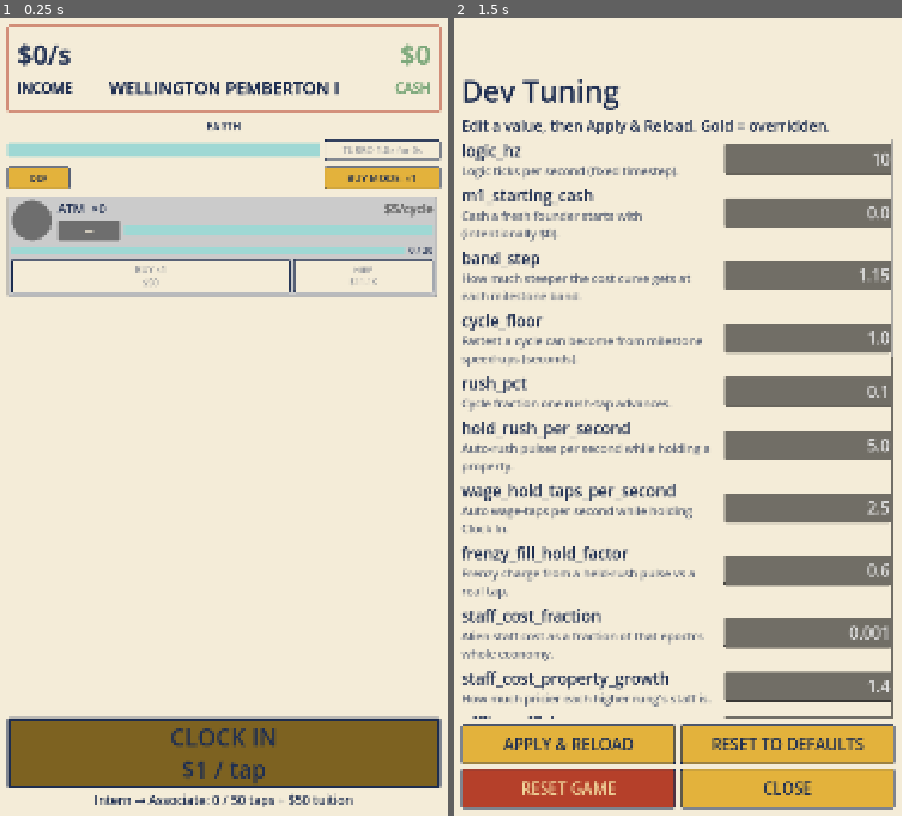
Above: before the commit, frames 1-2 (left to right).
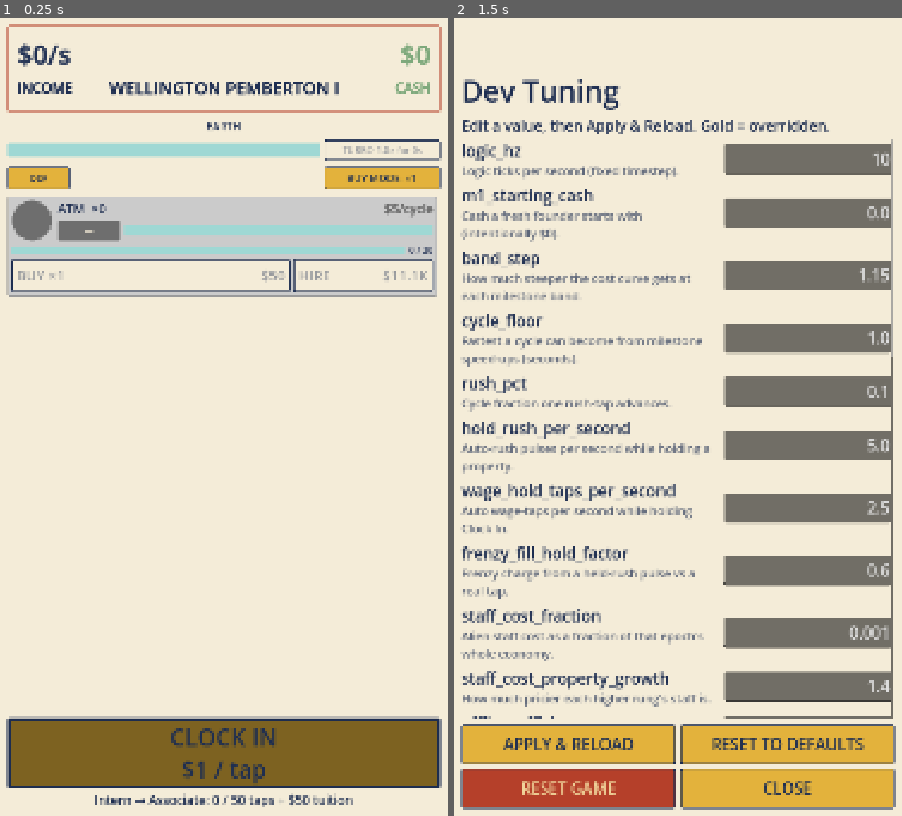
Above: after the commit, the same moments.

Repository: TimGoergen/american-tycoon
Game: Godot game, scene res://Main.tscn
Two runs of this game, one before a commit and one after it. Both use one fixed random seed, a clock stepped at 60 frames per second and the inputs below.
Inputs:
- Up to frame 1 (0.25 s): no input
- Up to frame 2 (1.5 s): click "DEV" at 0.5 s; click "BUY MODE: ×1" at 1.25 s

The runs differ from the first frame. In frame 1, 0.7% of the frame differs, in the area x 2-98%, y 31-35%; in frame 2, nothing differs.

Commit message:
UI: split buy/hire button text into left-aligned label + right-aligned cost
Both action buttons show their two pieces of text on one vertically-centered row that fills a fixed button height, instead of stacked lines. Adds an overlay of two labels (the Button only draws one centered string), sized up to fill the row and tinted by hand to track each button state.

Co-Authored-By: Claude Opus 4.8 <noreply@anthropic.com>

Diff:
--- a/game/scripts/ui/PropertyRow.gd
+++ b/game/scripts/ui/PropertyRow.gd
@@ -57,6 +57,14 @@
 ## every frame (the same approach FrenzyBar uses for its burn-color swap).
 var _showing_held_rush := false
 
+# Both action buttons lay their two pieces of text out the same way: a left-aligned
+# label and a right-aligned label sharing one vertically-centered row (Tim 2026-06-17).
+# The buy button shows "BUY ×N" on the left and the cost on the right; the hire button
+# shows the verb/staffer on the left and the cost/tier on the right. The font is sized
+# to fill this fixed row height — see _add_split_button_labels.
+const BUTTON_ROW_HEIGHT := 80
+const BUTTON_LABEL_FONT_SIZE := 34
+
 var _manager_circle: ManagerCircle
 var _name_label: Label
 var _income_label: Label
@@ -65,7 +73,11 @@
 var _milestone_bar: ProgressBar
 var _milestone_label: Label
 var _buy_button: Button
+var _buy_caption_label: Label
+var _buy_cost_label: Label
 var _hire_button: Button
+var _hire_left_label: Label
+var _hire_cost_label: Label
 
 ## Which hire-button look is currently applied, so the stylebox is only rebuilt when
 ## the state flips, not every frame. -1 = not yet applied, 0 = action (HIRE/UPGRADE,
@@ -183,16 +195,22 @@
 	_buy_button = Button.new()
 	_buy_button.size_flags_horizontal = Control.SIZE_EXPAND_FILL
 	_buy_button.size_flags_stretch_ratio = 2.0  # buy gets twice the hire button's width
-	_buy_button.add_theme_font_size_override("font_size", 22)
+	_buy_button.custom_minimum_size = Vector2(0, BUTTON_ROW_HEIGHT)
 	UiPalette.style_button(_buy_button, true)  # red: buying is a spend action (§8)
 	_buy_button.pressed.connect(func() -> void: buy_requested.emit(prop_index, _buy_mode))
+	var buy_labels := _add_split_button_labels(_buy_button)
+	_buy_caption_label = buy_labels[0]
+	_buy_cost_label = buy_labels[1]
 	button_line.add_child(_buy_button)
 
 	_hire_button = Button.new()
 	_hire_button.size_flags_horizontal = Control.SIZE_EXPAND_FILL
-	_hire_button.add_theme_font_size_override("font_size", 20)
+	_hire_button.custom_minimum_size = Vector2(0, BUTTON_ROW_HEIGHT)
 	UiPalette.style_button(_hire_button, false)
 	_hire_button.pressed.connect(func() -> void: hire_requested.emit(prop_index))
+	var hire_labels := _add_split_button_labels(_hire_button)
+	_hire_left_label = hire_labels[0]
+	_hire_cost_label = hire_labels[1]
 	button_line.add_child(_hire_button)
 
 	# Let a swipe that lands anywhere on the row (the panel, labels, or progress
@@ -380,10 +398,11 @@
 	if tier >= 1 and tier >= max_tier:
 		# Fully staffed for this epoch — nothing to upgrade until the next first contact.
 		_apply_hire_styling(true)
-		_hire_button.text = "%s\nTIER %d" % [
-			EpochCatalog.staffer_name(tier, prop_index).to_upper(), tier
-		]
+		_hire_left_label.text = EpochCatalog.staffer_name(tier, prop_index).to_upper()
+		_hire_cost_label.text = "TIER %d" % tier
 		_hire_button.disabled = true
+		# The faint-green staffed plate keeps full navy text, matching style_button's look.
+		_set_split_label_color(_hire_left_label, _hire_cost_label, UiPalette.NAVY)
 		return
 
 	# Otherwise a tier is available to buy: tier 1 (HIRE) from unstaffed, or the next
@@ -392,9 +411,13 @@
 	var next_tier := tier + 1
 	var cost := _economy.get_staff_cost(prop_index, next_tier)
 	var verb := "HIRE" if tier == 0 else "UPGRADE"
-	_hire_button.text = "%s\n%s" % [verb, Money.of(cost).display()]
+	_hire_left_label.text = verb
+	_hire_cost_label.text = Money.of(cost).display()
 	# A property with no units can't be staffed yet — a staffer needs something to run.
 	_hire_button.disabled = _economy.cash < cost or _prop.units_owned == 0
+	# Navy text on the live mustard plate, dimmed to match the disabled cream plate.
+	var hire_color := Color(UiPalette.NAVY, 0.45) if _hire_button.disabled else UiPalette.NAVY
+	_set_split_label_color(_hire_left_label, _hire_cost_label, hire_color)
 
 
 ## Swap the hire button between the normal action look (HIRE/UPGRADE) and the faint-
@@ -411,6 +434,53 @@
 		_hire_button.add_theme_color_override("font_disabled_color", UiPalette.NAVY)
 	else:
 		UiPalette.style_button(_hire_button, false)
+
+
+## Overlay an action button with two labels — one left-aligned, one right-aligned —
+## sharing a single vertically-centered row that fills the button's fixed height. A
+## Button only draws one centered string, so to put the count on the left and the cost
+## on the right we add our own labels on top of it. The overlay ignores the mouse so
+## taps still reach the button underneath. Returns [left_label, right_label].
+func _add_split_button_labels(button: Button) -> Array:
+	# Fill the button, inset by the plate's content margin so the text clears the border.
+	var overlay := MarginContainer.new()
+	overlay.set_anchors_preset(Control.PRESET_FULL_RECT)
+	overlay.add_theme_constant_override("margin_left", 12)
+	overlay.add_theme_constant_override("margin_right", 12)
+	overlay.mouse_filter = Control.MOUSE_FILTER_IGNORE
+	button.add_child(overlay)
+
+	var row := HBoxContainer.new()
+	row.mouse_filter = Control.MOUSE_FILTER_IGNORE
+	overlay.add_child(row)
+
+	var left := Label.new()
+	left.horizontal_alignment = HORIZONTAL_ALIGNMENT_LEFT
+	left.vertical_alignment = VERTICAL_ALIGNMENT_CENTER
+	left.size_flags_horizontal = Control.SIZE_EXPAND_FILL
+	left.size_flags_vertical = Control.SIZE_FILL
+	left.clip_text = true  # if the two strings ever collide, the caption yields, never the cost
+	left.add_theme_font_size_override("font_size", BUTTON_LABEL_FONT_SIZE)
+	left.mouse_filter = Control.MOUSE_FILTER_IGNORE
+	row.add_child(left)
+
+	var right := Label.new()
+	right.horizontal_alignment = HORIZONTAL_ALIGNMENT_RIGHT
+	right.vertical_alignment = VERTICAL_ALIGNMENT_CENTER
+	right.size_flags_vertical = Control.SIZE_FILL
+	right.add_theme_font_size_override("font_size", BUTTON_LABEL_FONT_SIZE)
+	right.mouse_filter = Control.MOUSE_FILTER_IGNORE
+	row.add_child(right)
+
+	return [left, right]
+
+
+## Tint both of a split button's labels the one color. The overlay labels aren't the
+## button's own text, so they don't follow its font_color/disabled theme overrides —
+## we set their color to match the button's current state by hand.
+func _set_split_label_color(left: Label, right: Label, color: Color) -> void:
+	left.add_theme_color_override("font_color", color)
+	right.add_theme_color_override("font_color", color)
 
 
 ## Update the buy button's caption, cost, and enabled state for the
@@ -435,10 +505,23 @@
 	if count <= 0:
 		# MAX mode with nothing affordable yet: show the next single unit's cost so
 		# the player can see how close they are, instead of a blank "—".
-		_buy_button.text = "MAX\n%s" % Money.of(_prop.get_bulk_cost(1)).display()
+		_buy_caption_label.text = "MAX"
+		_buy_cost_label.text = Money.of(_prop.get_bulk_cost(1)).display()
 		_buy_button.disabled = true
+		_set_buy_label_colors()
 		return
 
 	var cost := _prop.get_bulk_cost(count)
-	_buy_button.text = "%s\n%s" % [caption, Money.of(cost).display()]
+	_buy_caption_label.text = caption
+	_buy_cost_label.text = Money.of(cost).display()
 	_buy_button.disabled = _economy.cash < cost
+	_set_buy_label_colors()
+
+
+## Color the buy button's labels to match its state: the action pale-gold when live,
+## or the dimmed navy of style_button's disabled plate when it can't be afforded.
+func _set_buy_label_colors() -> void:
+	if _buy_button.disabled:
+		_set_split_label_color(_buy_caption_label, _buy_cost_label, Color(UiPalette.NAVY, 0.45))
+	else:
+		_set_split_label_color(_buy_caption_label, _buy_cost_label, UiPalette.PALE_GOLD)
